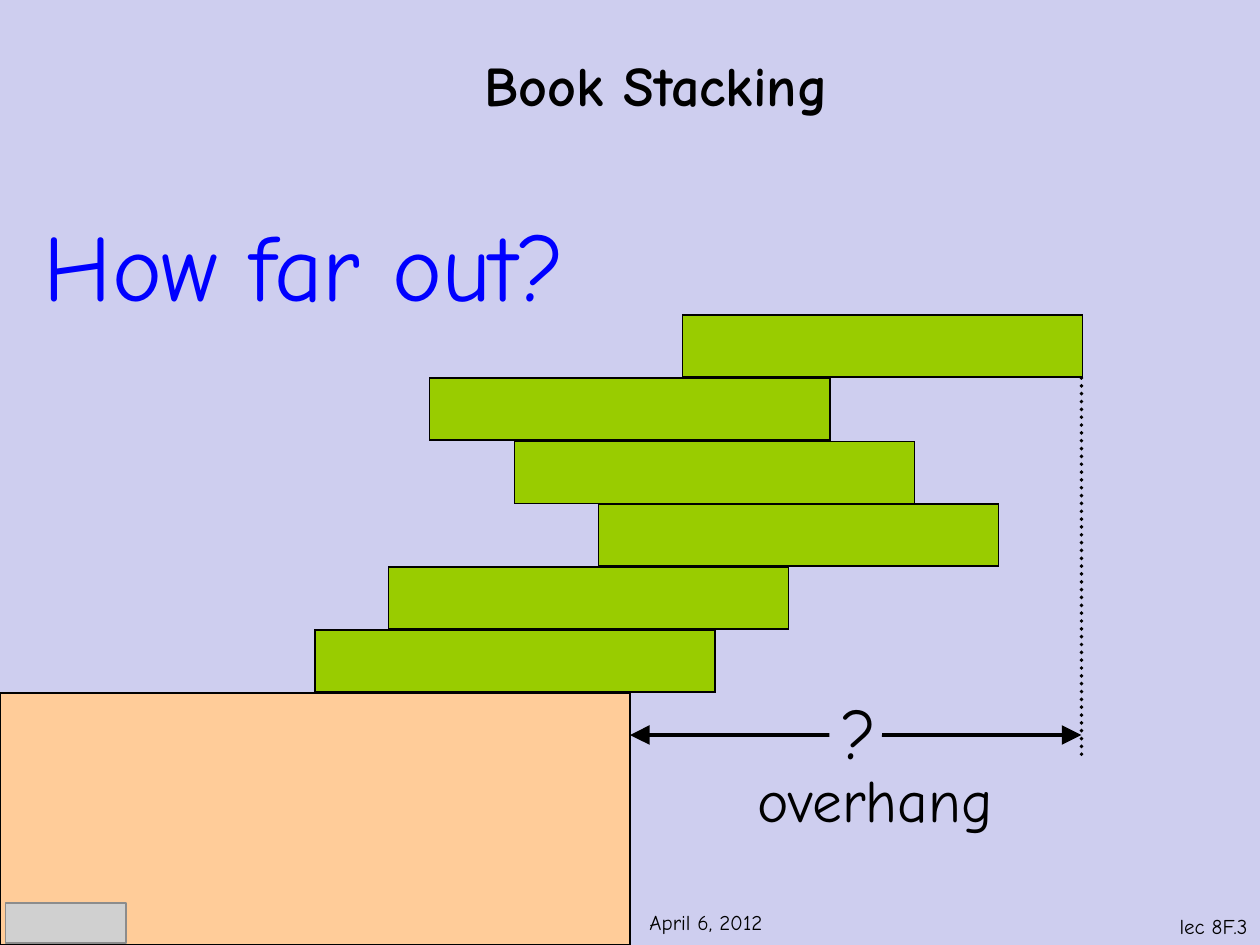
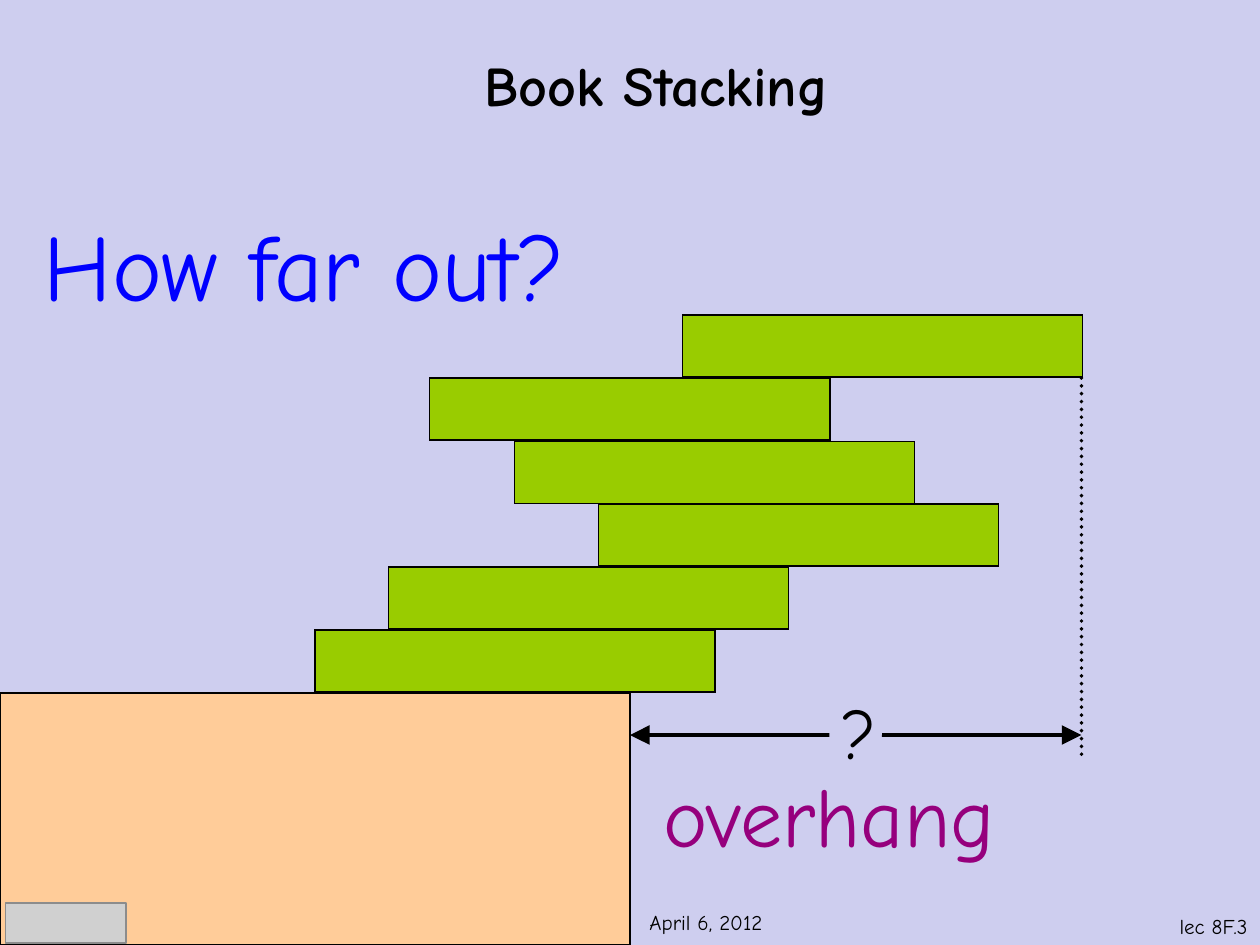
Before and after one commit to armeyer/mcs_web, a slide deck: slide 3 of spring12/slidesS12/book-stacking.pptx. Drawn at 1260x945 pixels with LibreOffice and Linux fonts; fonts in the diff are those of the drawing; grey boxes stand for pictures; background and template pictures are left out. Boxes give left, top, right and bottom in pixels: in the first picture for what was removed or moved away, otherwise in the second. Text is boxed around its words. In the diff, an @@ line names an element or a change of style, - is before the commit and + after.

```diff
--- a/spring12/slidesS12/book-stacking.pptx
+++ b/spring12/slidesS12/book-stacking.pptx
@@ text "overhang": place and size @@
-text "overhang" at [758, 781, 993, 833]
+text "overhang" at [663, 790, 995, 863]
@@ text "overhang" at [663, 790, 995, 863]: size 34 to 48 pt, text colour #000000 to #96007D @@
```
Also in this commit, not shown: 5 other slides changed, 2 slides added, 2 other files.
